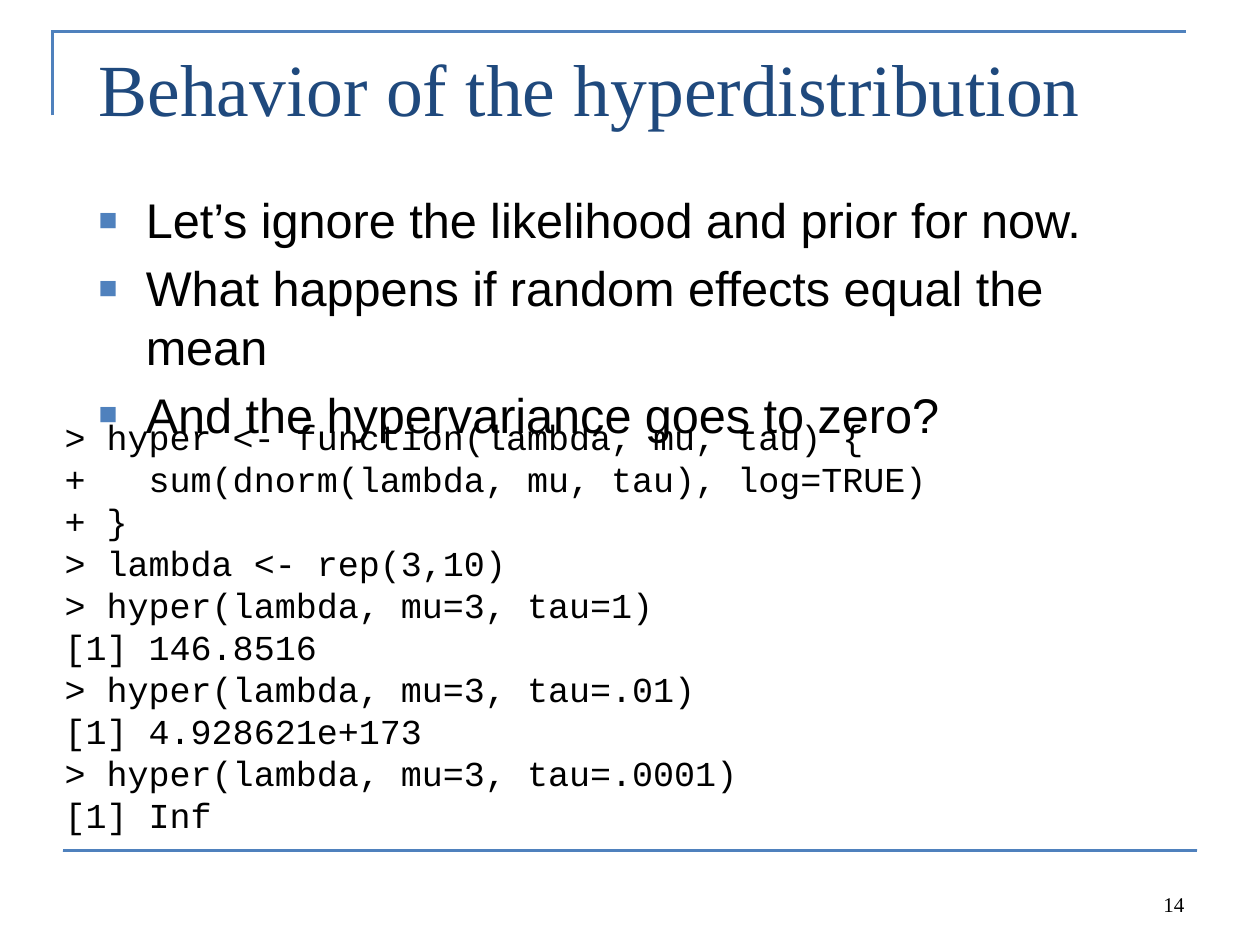
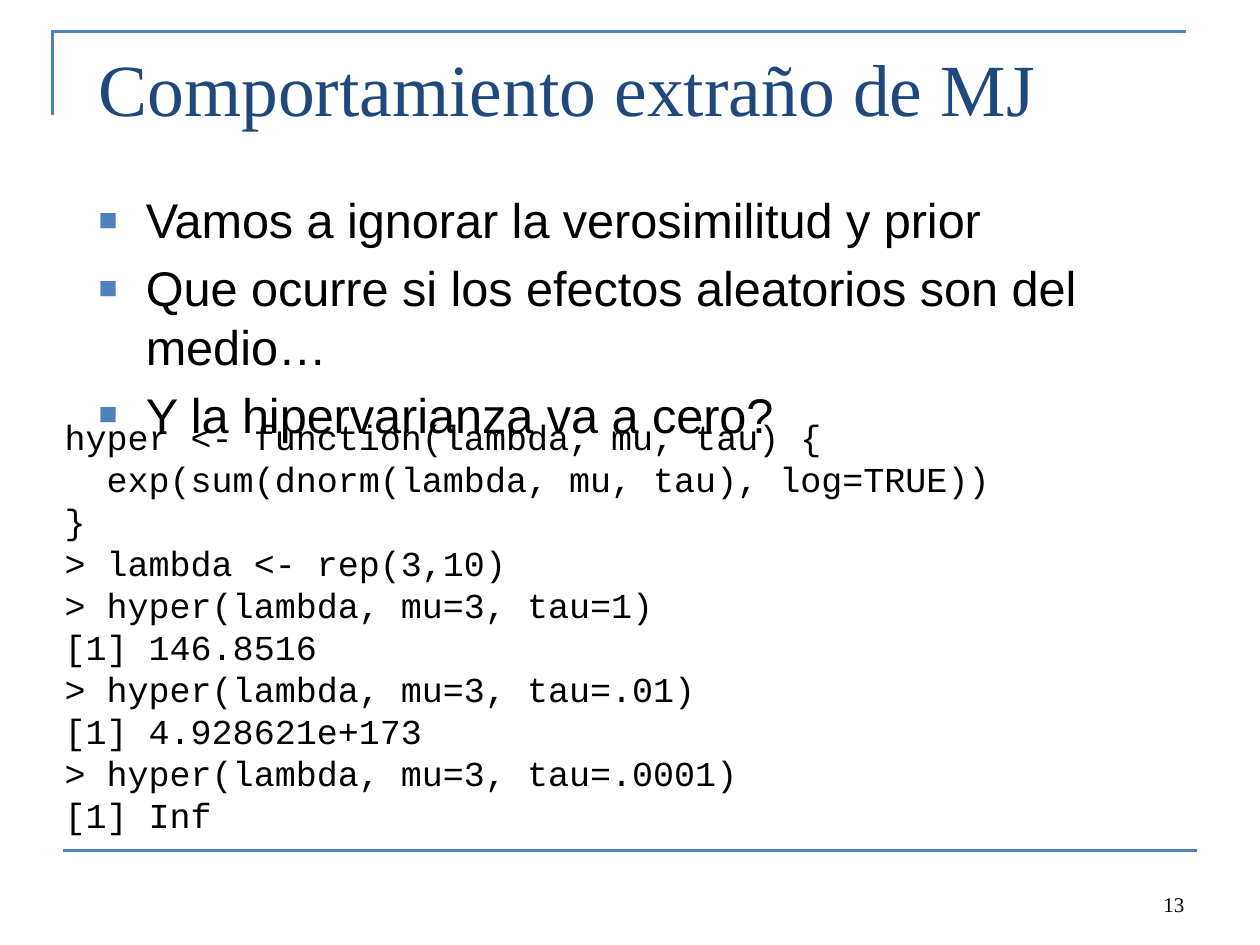
Before and after one commit to colemonnahan/bayes_workshop, a slide deck: slide 13 of dia4/lecture4_hierarchical.pptx (slide 14 before the commit). Drawn at 1260x945 pixels with LibreOffice and Linux fonts; fonts in the diff are those of the drawing. Boxes give left, top, right and bottom in pixels: in the first picture for what was removed or moved away, otherwise in the second. Text is boxed around its words. In the diff, an @@ line names an element or a change of style, - is before the commit and + after.

```diff
--- a/dia4/lecture4_hierarchical.pptx
+++ b/dia4/lecture4_hierarchical.pptx
@@ title at [99, 65, 1035, 130]: text changed @@
-Behavior of the hyperdistribution
+Comportamiento extraño de MJ
@@ text at [146, 202, 1077, 442]: text changed @@
-■ Let’s ignore the likelihood and prior for now.
-■ What happens if random effects equal the mean
-■ And the hypervariance goes to zero?
+■ Vamos a ignorar la verosimilitud y prior
+■ Que ocurre si los efectos aleatorios son del medio…
+■ Y la hipervarianza va a cero?
@@ text at [65, 425, 989, 500]: text changed @@
-> hyper <- function(lambda, mu, tau) {
-+ sum(dnorm(lambda, mu, tau), log=TRUE)
-+ }
+hyper <- function(lambda, mu, tau) {
+exp(sum(dnorm(lambda, mu, tau), log=TRUE))
+}
@@ page number at [1163, 898, 1184, 913]: text changed @@
-14
+13
```
Also in this commit, not shown: 9 other slides changed, 6 slides added, 7 slides removed, 11 other files.
